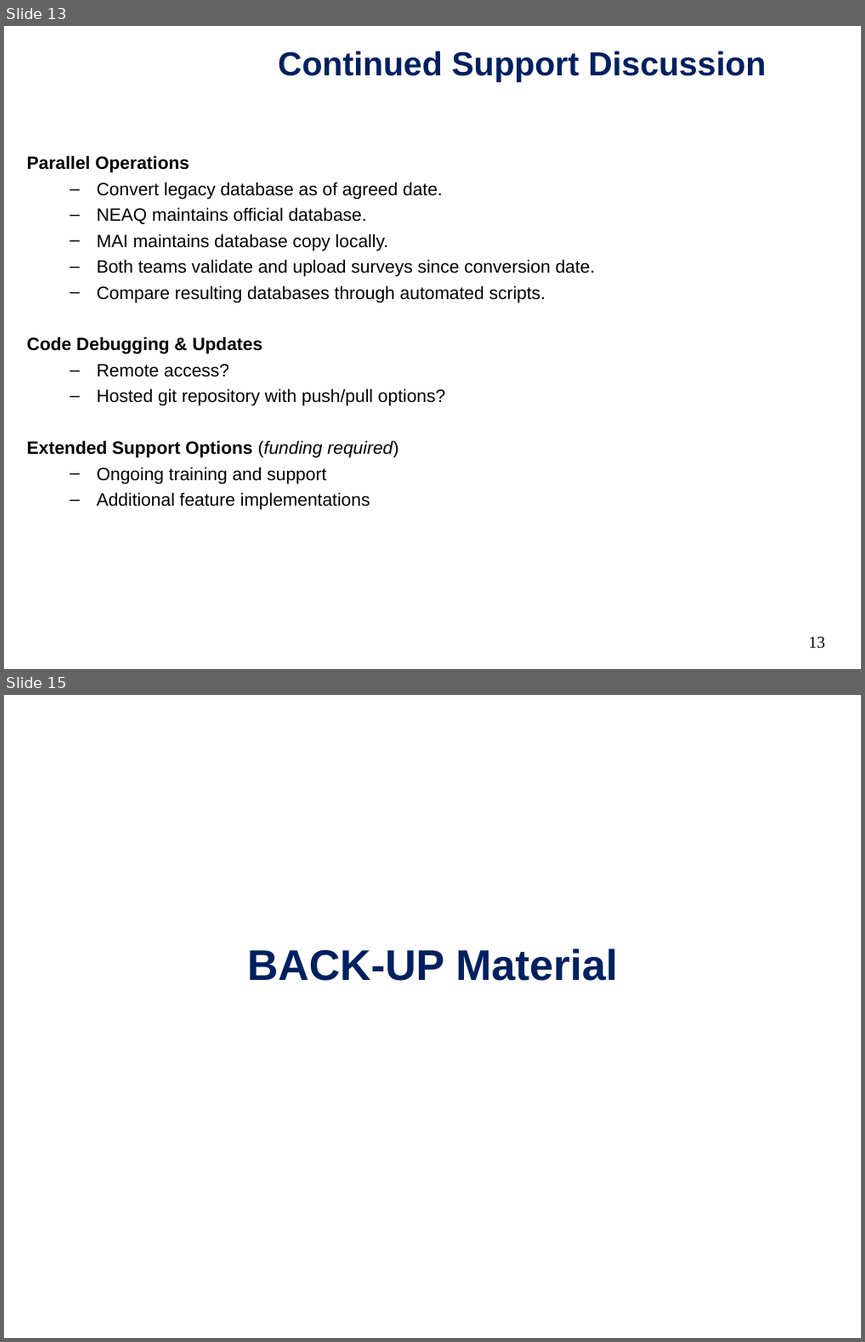
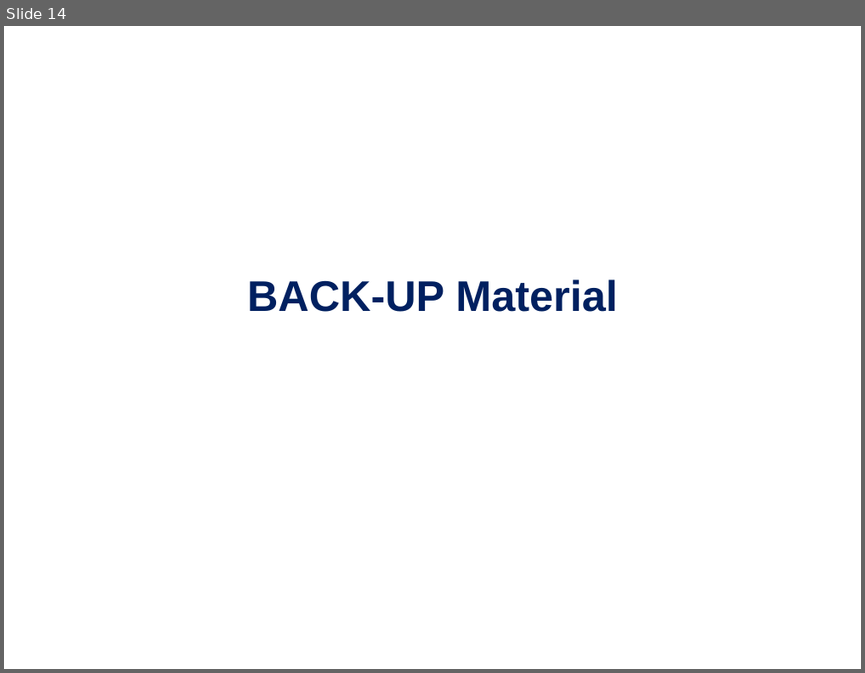
Before and after one commit to bethanylroberts/test-project, a slide deck: pub/NARWCDB-progress_report-20251112.ppt. Shown one above the other, each under a label of ours: slides 13 and 15 before the commit, slide 14 after it; the slides between them are not shown. The pictures are 865x1342 and 865x673 pixels, drawn with LibreOffice and Linux fonts; fonts in the diff are those of the drawing; background and template pictures are left out. Boxes give left, top, right and bottom in pixels: in the first picture for what was removed or moved away, otherwise in the second. Text is boxed around its words. In the diff, an @@ line names an element or a change of style, - is before the commit and + after.

```diff
--- a/pub/NARWCDB-progress_report-20251112.ppt
+++ b/pub/NARWCDB-progress_report-20251112.ppt
@@ slide 13 removed at box(4, 26, 861, 669), background #FFFFFF @@
@@ title removed at box(278, 51, 766, 82) @@
-Continued Support Discussion
@@ text removed at box(27, 155, 596, 510) @@
-Parallel Operations
-  – Convert legacy database as of agreed date.
-  – NEAQ maintains official database.
-  – MAI maintains database copy locally.
-  – Both teams validate and upload surveys since conversion date.
-  – Compare resulting databases through automated scripts.
-Code Debugging & Updates
-  – Remote access?
-  – Hosted git repository with push/pull options?
-Extended Support Options (funding required)
-  – Ongoing training and support
-  – Additional feature implementations
@@ page number removed at box(808, 636, 825, 648) @@
-13
@@ what was slide 15 is now slide 14 @@
```
Also in this commit, not shown: 8 slides changed, 5 slides added, 10 other slides removed, 1 other file.
